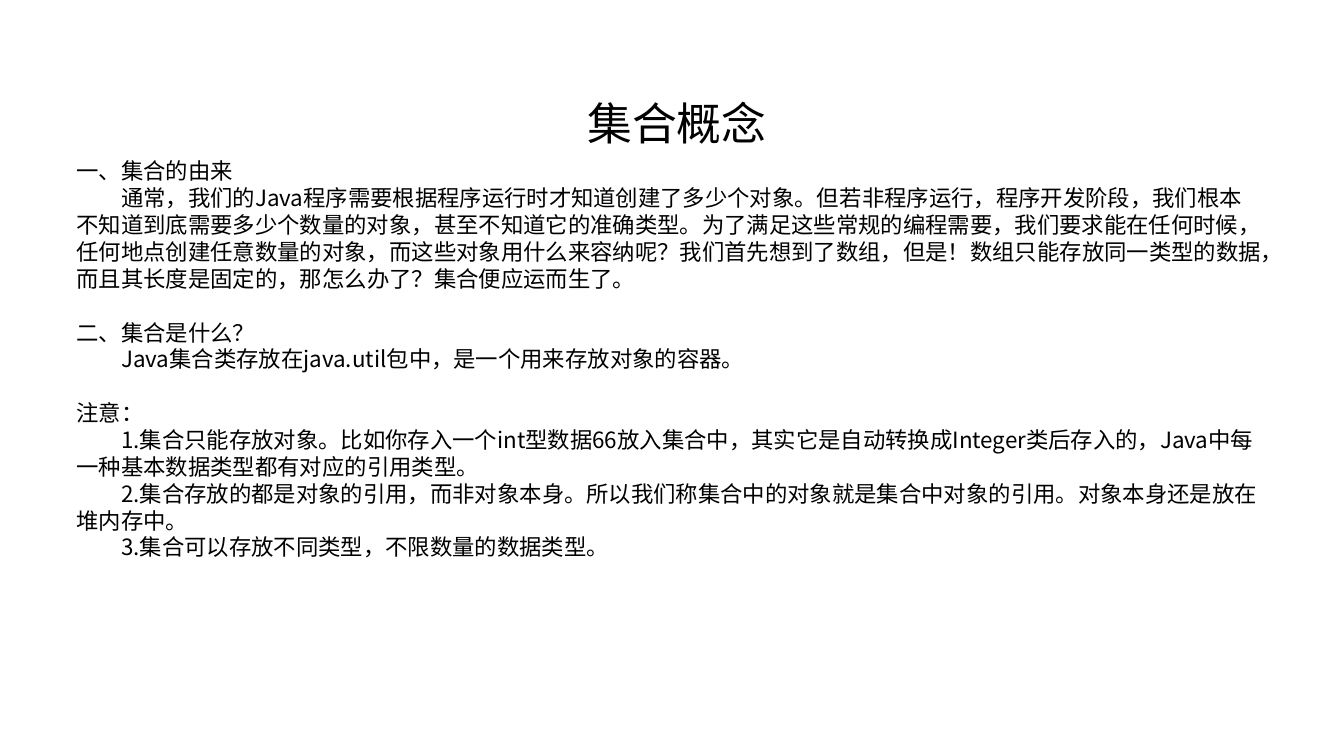
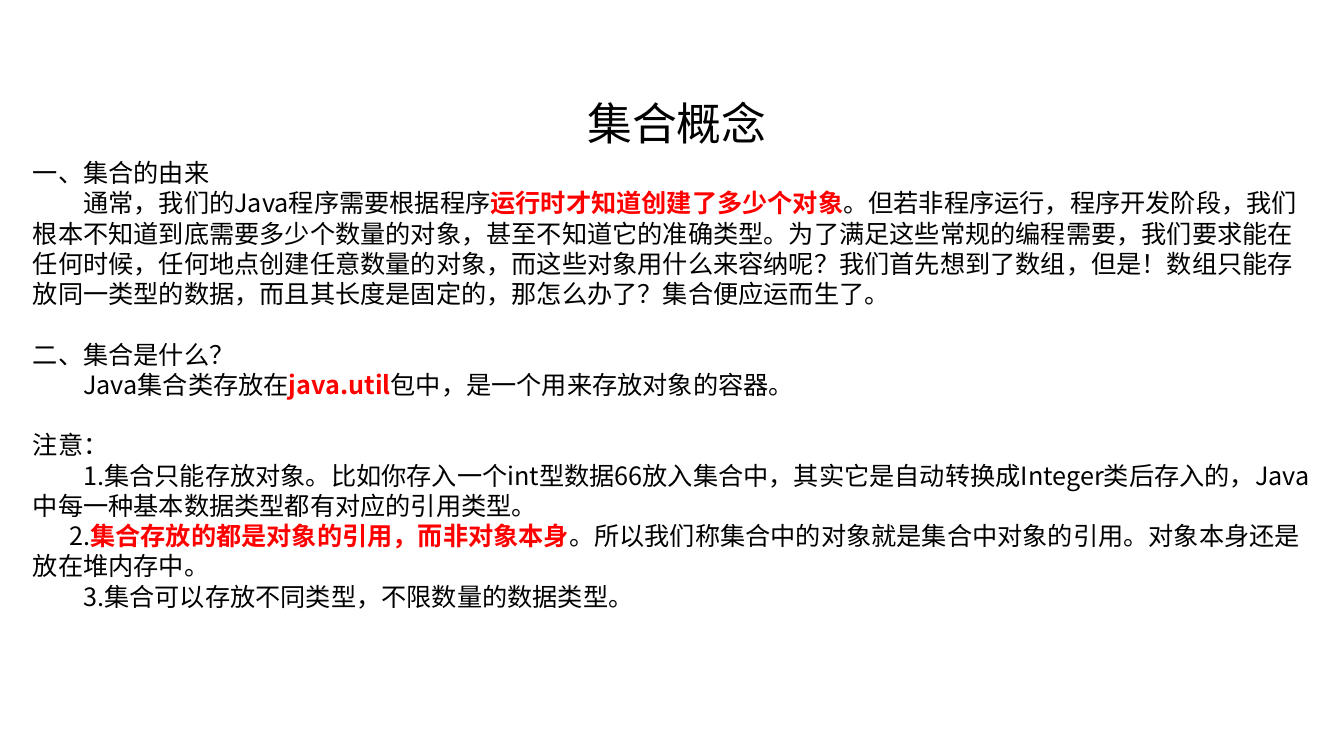
Before and after one commit to linkknown/PPT, a slide deck: slide 2 of 基础PPT/第7章：Java集合操作.pptx (slide 8 before the commit). Drawn at 1344x756 pixels with LibreOffice and Linux fonts; fonts in the diff are those of the drawing; background and template pictures are left out. Boxes give left, top, right and bottom in pixels: in the first picture for what was removed or moved away, otherwise in the second. Text is boxed around its words. In the diff, an @@ line names an element or a change of style, - is before the commit and + after.

```diff
--- a/基础PPT/第7章：Java集合操作.pptx
+++ b/基础PPT/第7章：Java集合操作.pptx
@@ text "一、集合的由来": place and size @@
-text "一、集合的由来" at (77,160,1283,558)
+text "一、集合的由来" at (33,160,1309,609)
@@ text "一、集合的由来" at (33,160,1309,609): size 16 to 18 pt; text colour #000000 to #FF0000, bold on in "通常，我们的Java程序需要根据程序运行时才知道创建了多少个对象。但若非程序运行，程序开发阶段，我们根本不知道到底需要多 ...", "Java集合类存放在java.util包中，是一个用来存放对象的容器。", "2.集合存放的都是对象的引用，而非对象本身。所以我们称集合中的对象就是集合中对象的引用。对象本身还是放在堆内存中。" @@
```
Also in this commit, not shown: 13 other slides changed, 2 slides added, 2 slides removed, 1 other file.
